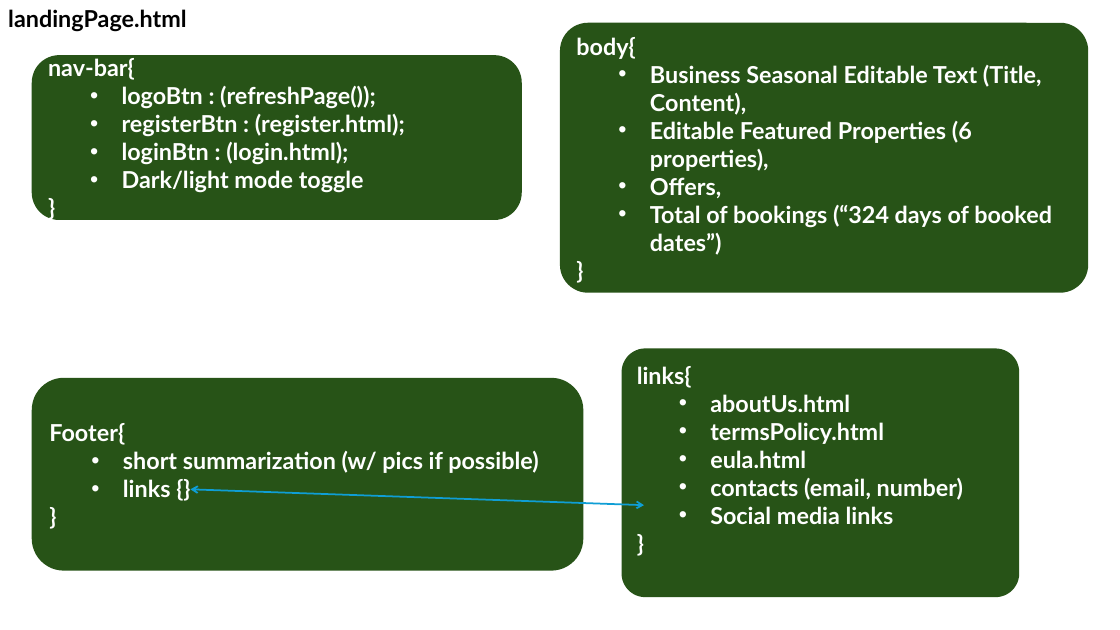
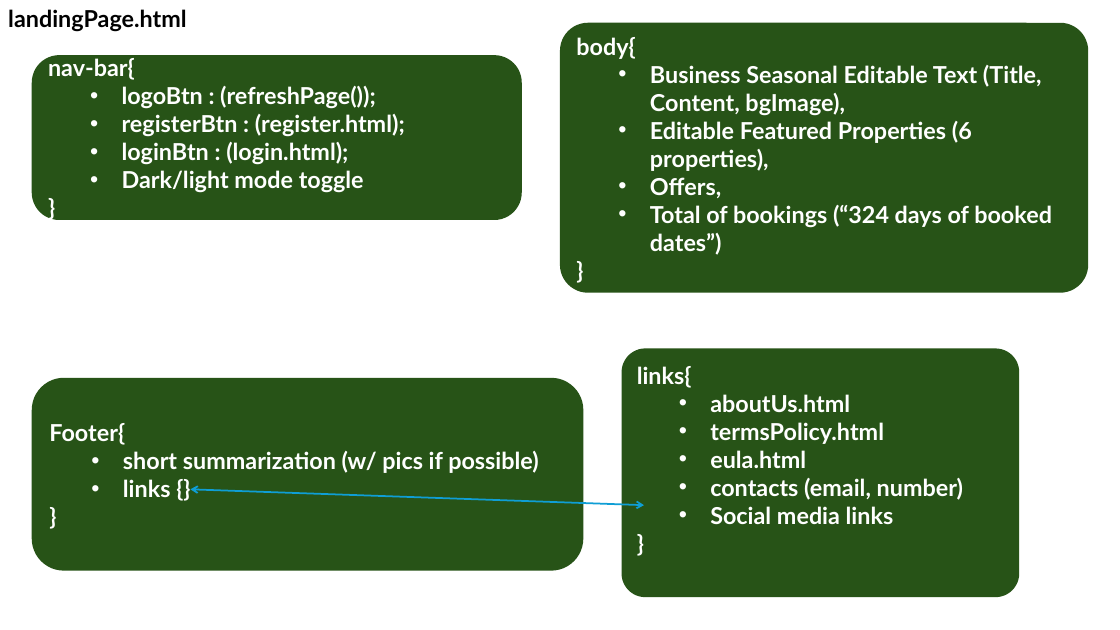
Before and after one commit to Booking-Resevation-Betcha-Homie-House/CAPSTONE-Development-Road-Map, a slide deck: slide 5 of betchaBooking-USECASE.pptx. Drawn at 1120x630 pixels with LibreOffice and Linux fonts; fonts in the diff are those of the drawing. Boxes give left, top, right and bottom in pixels: in the first picture for what was removed or moved away, otherwise in the second. Text is boxed around its words. In the diff, an @@ line names an element or a change of style, - is before the commit and + after.

```diff
--- a/betchaBooking-USECASE.pptx
+++ b/betchaBooking-USECASE.pptx
@@ text in rounded rectangle at [650,65,1042,116]: text changed @@
-  • Business Seasonal Editable Text (Title, Content),
+  • Business Seasonal Editable Text (Title, Content, bgImage),
```
Also in this commit, not shown: 7 other slides changed, 1 slide added, 1 slide removed, 1 other file.
